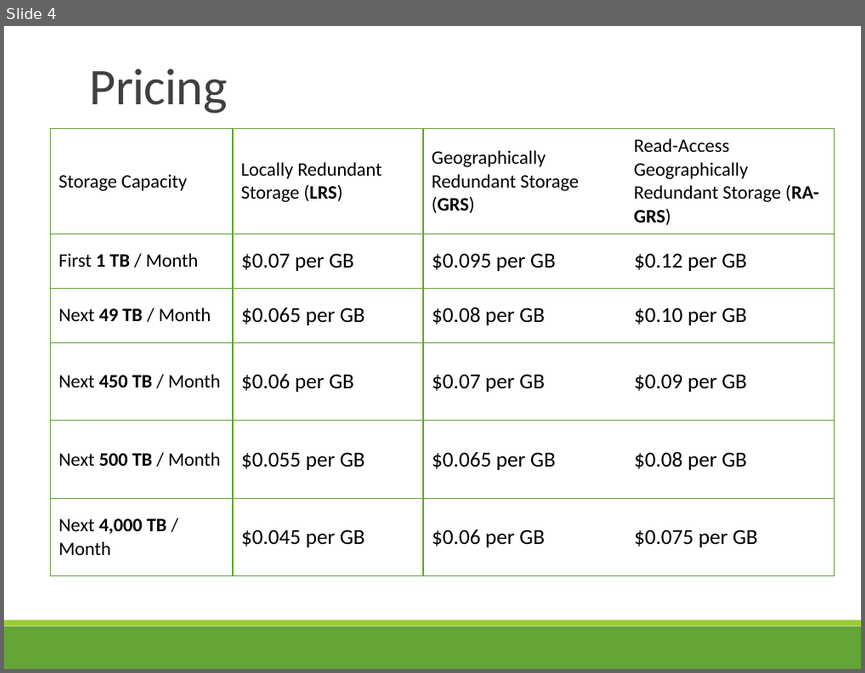
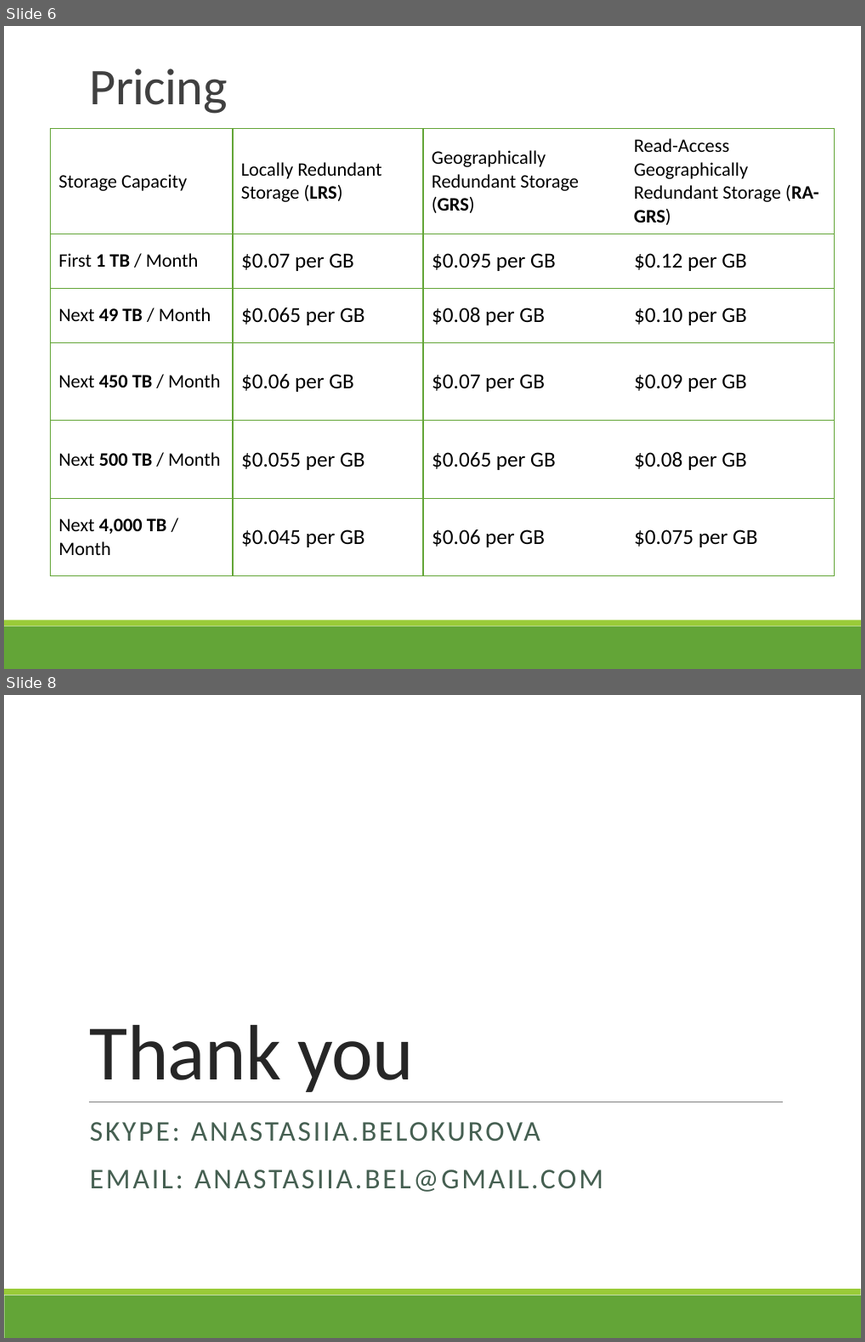
Before and after one commit to AzureUA/Community-2015-02-05, a slide deck: AzureStorageQueue/Azure Storage Queue.pptx. Shown one above the other, each under a label of ours: slide 4 before the commit, slides 6 and 8 after it; the slides between them are not shown. The pictures are 865x673 and 865x1342 pixels, drawn with LibreOffice and Linux fonts; fonts in the diff are those of the drawing. Boxes give left, top, right and bottom in pixels: in the first picture for what was removed or moved away, otherwise in the second. Text is boxed around its words. In the diff, an @@ line names an element or a change of style, - is before the commit and + after.

```diff
--- a/AzureStorageQueue/Azure Storage Queue.pptx
+++ b/AzureStorageQueue/Azure Storage Queue.pptx
@@ slide 8 added at box(4, 695, 861, 1338), background #FFFFFF; not listed: 2 template elements that a slide beside it also shows @@
@@ title added at box(90, 1025, 415, 1092), 66 pt, text #262626 @@
+Thank you
@@ line added from (89, 1102) to (783, 1102), #808080 0.5 pt @@
@@ text added at box(90, 1122, 603, 1191), 24 pt, text #455F51 @@
+SKYPE: ANASTASIIA.BELOKUROVA
+EMAIL: ANASTASIIA.BEL@GMAIL.COM
@@ what was slide 4 is now slide 6 @@
```
Also in this commit, not shown: 3 other slides added, 1 slide removed.
